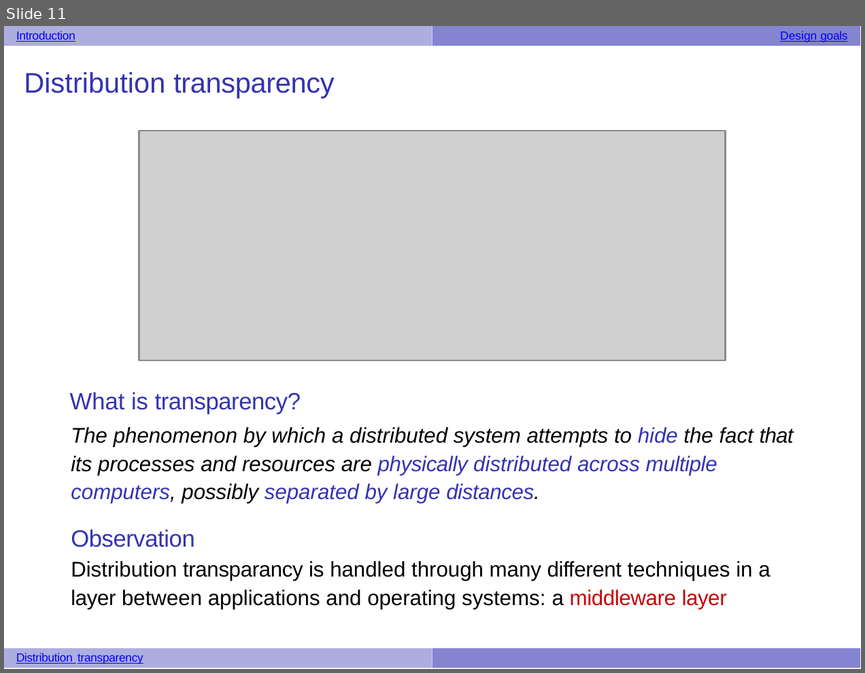
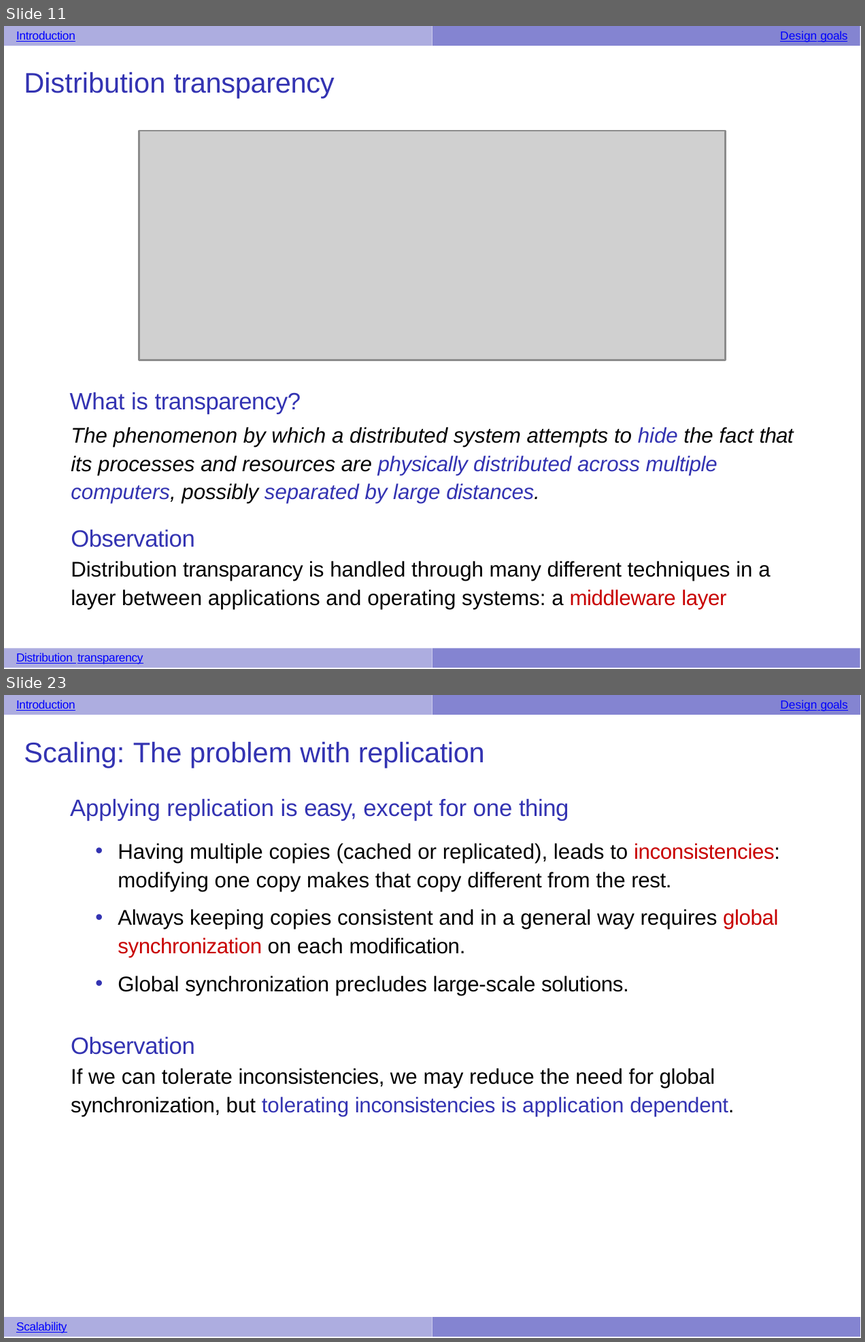
Before and after one commit to UVADS/distributed_computing, a slide deck: 02_rdds_and_running_cluster/01_intro_distributed_systems_apt.pptx. Shown one above the other, each under a label of ours: slide 11 before the commit, slides 11 and 23 after it; the slides between them are not shown. The pictures are 865x673 and 865x1342 pixels, drawn with LibreOffice and Linux fonts; fonts in the diff are those of the drawing; grey boxes stand for pictures. Boxes give left, top, right and bottom in pixels: in the first picture for what was removed or moved away, otherwise in the second. Text is boxed around its words. In the diff, an @@ line names an element or a change of style, - is before the commit and + after.

```diff
--- a/02_rdds_and_running_cluster/01_intro_distributed_systems_apt.pptx
+++ b/02_rdds_and_running_cluster/01_intro_distributed_systems_apt.pptx
@@ slide 23 added at (4, 695, 861, 1338), background #FFFFFF; not listed: 1 template element that a slide beside it also shows @@
@@ text added at (16, 700, 75, 711), 5 pt, text #0000FF, underline @@
+Introduction
@@ freeform shape added at (432, 695, 861, 715), fill #8484D1 @@
@@ text added at (780, 700, 848, 711), 5 pt, text #0000FF, underline @@
+Design goals
@@ text added at (24, 742, 780, 1117), 9 pt, text #000000 @@
+Scaling: The problem with replication
+Applying replication is easy, except for one thing
+• Having multiple copies (cached or replicated), leads to inconsistencies: modifying one copy makes that copy different from the rest.
+• Always keeping copies consistent and in a general way requires global synchronization on each modification.
+• Global synchronization precludes large-scale solutions.
+Observation
+If we can tolerate inconsistencies, we may reduce the need for global synchronization, but tolerating inconsistencies is application dependent.
@@ freeform shape added at (4, 1317, 432, 1338), fill #ADADE0 @@
@@ text added at (16, 1322, 67, 1334), 5 pt, text #0000FF, underline @@
+Scalability
@@ freeform shape added at (432, 1317, 861, 1338), fill #8484D1 @@
```
Also in this commit, not shown: 21 other slides added, 1 other file.
